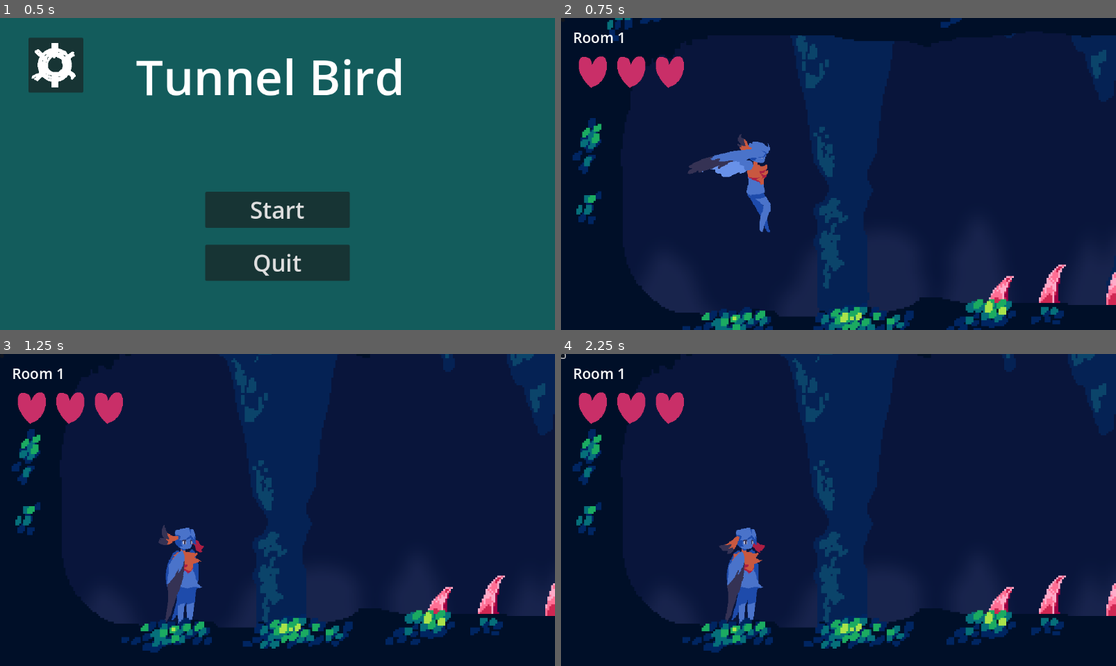
Above: before the commit, frames 1-4 (two rows, left to right).
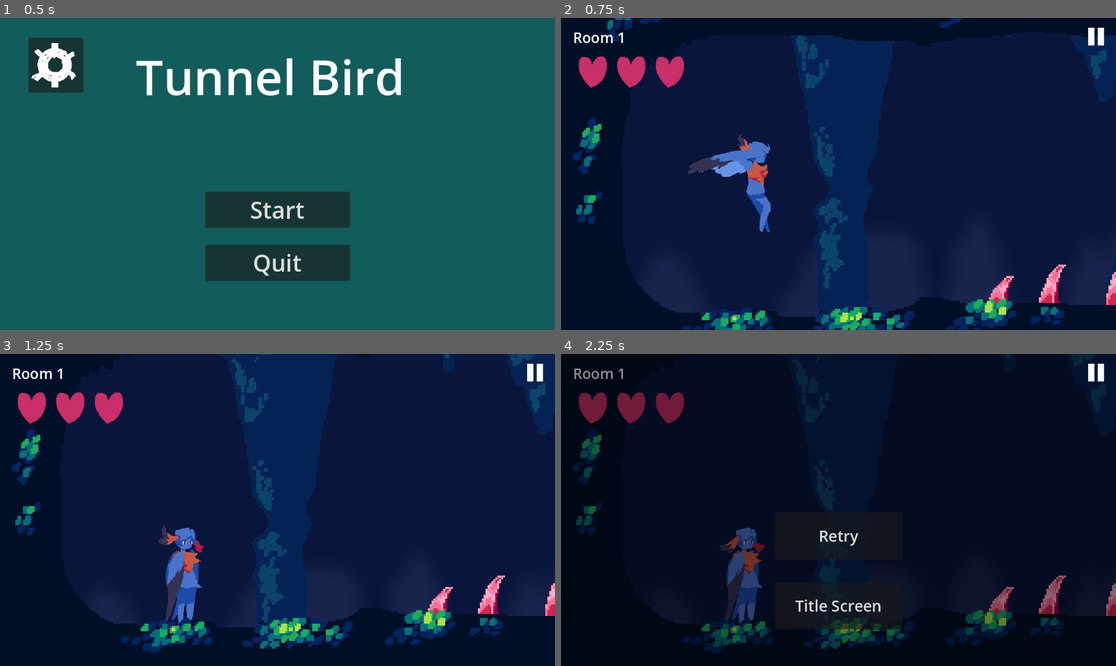
Above: after the commit, the same moments.

Repository: emeryplyler/Paths
Game: Godot game, scene res://title_scene/title.tscn
Same seed, same stepped clock (60 frames per second), same inputs: the game is played once before the commit and once after it.
Inputs (mouse positions are in pixels of both pictures, inside the frame that each line leads up to):
- Up to frame 1 (0.5 s): no input
- Up to frame 2 (0.75 s): click "Start" at 0.5 s
- Up to frame 3 (1.25 s): no input
- Up to frame 4 (2.25 s): click (561, 357) at 1.27 s; click (1093, 372) at 2.02 s

Frame 1 is identical in both runs. In frame 2, 0.1% of the frame differs, in the area x 94-98%, y 3-9%; in frame 3, 0.1%; in frame 4, 78%, in the area x 0-100%, y 0-96%.

Commit message:
pseudo pause button

Diff:
--- a/main_game_scene/Maze.gd
+++ b/main_game_scene/Maze.gd
@@ -31,6 +31,7 @@
 
 @export var BlackScreenAnimator: CanvasLayer
 @export var GameOverScreen: Control
+@export var menu_darken_bg: ColorRect
 
 var config = ConfigFile.new()
 var volume = 50
@@ -51,7 +52,9 @@
 	BlackScreenAnimator.game_over.connect(_on_game_over) # signal sent from animator for timing death sequence
 	#var berry_inst = Berries.instantiate()
 	#berry_inst.picked_up_berries.connect(_on_berry_pickup)
+	GameOverScreen.find_child("YouDied").set_visible(true)
 	GameOverScreen.set_visible(false) # make sure game over screen is not showing
+	menu_darken_bg.set_visible(false) # make sure menu bg is also not showing
 
 	# load from config file
 	read_from_config()
@@ -253,6 +256,7 @@
 	player_health = 3
 	player_respawn.emit() # signal to animator to fade out the black screen
 	GameOverScreen.set_visible(false)
+	menu_darken_bg.set_visible(false)
 	# reset level and score?
 	passes = 0
 	destroy_portal() # THIS PART IS IMPORTANT! reset portal location
@@ -275,3 +279,9 @@
 
 	volume = config.get_value("Settings", "Volume", 50) # 3rd value is default
 	disable_health = config.get_value("Settings", "DisableHealth", false)
+
+
+func _on_main_menu_toggled(toggled_on):
+	GameOverScreen.set_visible(toggled_on)
+	menu_darken_bg.set_visible(toggled_on)
+	GameOverScreen.find_child("YouDied").set_visible(!toggled_on)
--- a/main_game_scene/root.tscn
+++ b/main_game_scene/root.tscn
@@ -7,6 +7,7 @@
 [ext_resource type="PackedScene" uid="uid://d35hjqhp0ikpm" path="res://interactables/portal/portal.tscn" id="4_ftpbv"]
 [ext_resource type="TileSet" uid="uid://c6ihmqc6xrg2o" path="res://assets/environment/defaultwallstileset.tres" id="5_hn2qt"]
 [ext_resource type="Texture2D" uid="uid://dkfjcf1dvqfpn" path="res://assets/environment/back.png" id="7_5a7f6"]
+[ext_resource type="Texture2D" uid="uid://jrtn6dhwnuio" path="res://assets/ui/pause.png" id="7_v68ti"]
 [ext_resource type="Texture2D" uid="uid://c4ovq0o4kjeua" path="res://assets/environment/para1.png" id="8_01bof"]
 [ext_resource type="Texture2D" uid="uid://cbnvxcglgs1o7" path="res://assets/player/player_health.png" id="8_ixdf4"]
 [ext_resource type="PackedScene" uid="uid://dbvpesy5un5kv" path="res://interactables/berries/berries.tscn" id="11_74i73"]
@@ -323,9 +324,8 @@
 position_smoothing_enabled = true
 position_smoothing_speed = 7.0
 
-[node name="CanvasLayer" type="CanvasLayer" parent="Player/Camera2D" node_paths=PackedStringArray("black_screen", "maze", "animator", "health_bar")]
+[node name="CanvasLayer" type="CanvasLayer" parent="Player/Camera2D" node_paths=PackedStringArray("maze", "animator", "health_bar")]
 script = ExtResource("3_5nyt0")
-black_screen = NodePath("BlackScreen")
 maze = NodePath("../../../Maze")
 animator = NodePath("BlackScreen/AnimationPlayer")
 health_bar = NodePath("Health/TextureRect")
@@ -382,6 +382,11 @@
 texture = ExtResource("8_ixdf4")
 expand_mode = 1
 stretch_mode = 1
+
+[node name="MenuDarkenBg" type="ColorRect" parent="Player/Camera2D/CanvasLayer"]
+offset_right = 2300.0
+offset_bottom = 1360.0
+color = Color(0, 0, 0, 0.439216)
 
 [node name="GameOver" type="Control" parent="Player/Camera2D/CanvasLayer"]
 visible = false
@@ -440,9 +445,20 @@
 theme_override_font_sizes/font_size = 32
 text = "Title Screen"
 
-[node name="Pause" type="Button" parent="Player/Camera2D/CanvasLayer"]
-offset_right = 8.0
-offset_bottom = 8.0
+[node name="Main Menu" type="TextureButton" parent="Player/Camera2D/CanvasLayer"]
+anchors_preset = 1
+anchor_left = 1.0
+anchor_right = 1.0
+offset_left = -66.0
+offset_top = 14.0
+offset_right = 34.0
+offset_bottom = 114.0
+grow_horizontal = 0
+scale = Vector2(0.5, 0.5)
+focus_mode = 0
+toggle_mode = true
+texture_normal = ExtResource("7_v68ti")
+texture_pressed = ExtResource("7_v68ti")
 
 [node name="WallJumpTimer" type="Timer" parent="Player"]
 wait_time = 0.13
@@ -482,7 +498,7 @@
 parameters/movement/transition_request = ""
 parameters/movement/current_index = 0
 
-[node name="Maze" type="Node2D" parent="." node_paths=PackedStringArray("Map", "Player", "Cam", "passes_label", "BlackScreenAnimator", "GameOverScreen")]
+[node name="Maze" type="Node2D" parent="." node_paths=PackedStringArray("Map", "Player", "Cam", "passes_label", "BlackScreenAnimator", "GameOverScreen", "menu_darken_bg")]
 script = ExtResource("3_jxabw")
 Map = NodePath("TileMap")
 Player = NodePath("../Player")
@@ -493,6 +509,7 @@
 max_berries = 3
 BlackScreenAnimator = NodePath("../Player/Camera2D/CanvasLayer")
 GameOverScreen = NodePath("../Player/Camera2D/CanvasLayer/GameOver")
+menu_darken_bg = NodePath("../Player/Camera2D/CanvasLayer/MenuDarkenBg")
 
 [node name="TileMap" type="TileMap" parent="Maze"]
 tile_set = ExtResource("5_hn2qt")
@@ -502,5 +519,6 @@
 [connection signal="animation_changed" from="Player/Camera2D/CanvasLayer/BlackScreen/AnimationPlayer" to="Maze" method="_on_animation_player_animation_changed"]
 [connection signal="button_up" from="Player/Camera2D/CanvasLayer/GameOver/Retry" to="Maze" method="_on_retry_button_up"]
 [connection signal="button_up" from="Player/Camera2D/CanvasLayer/GameOver/TitleScreen" to="Maze" method="_on_title_screen_button_up"]
+[connection signal="toggled" from="Player/Camera2D/CanvasLayer/Main Menu" to="Maze" method="_on_main_menu_toggled"]
 [connection signal="timeout" from="Player/WallJumpTimer" to="Player" method="_on_wall_jump_timer_timeout"]
 [connection signal="body_entered" from="Player/HazardDetector" to="Maze" method="_on_hazard_detector_body_entered"]
--- a/main_game_scene/scene_transitions.gd
+++ b/main_game_scene/scene_transitions.gd
@@ -1,6 +1,5 @@
 extends Node
 
-@export var black_screen: ColorRect
 @export var maze: Node2D
 @export var animator: AnimationPlayer
 @export var health_bar: TextureRect
Binary file added: assets/ui/pause.png
Not shown, added: assets/ui/pause.png.import
Not shown: 1 places in main_game_scene/root.tscn that only renumber resources
